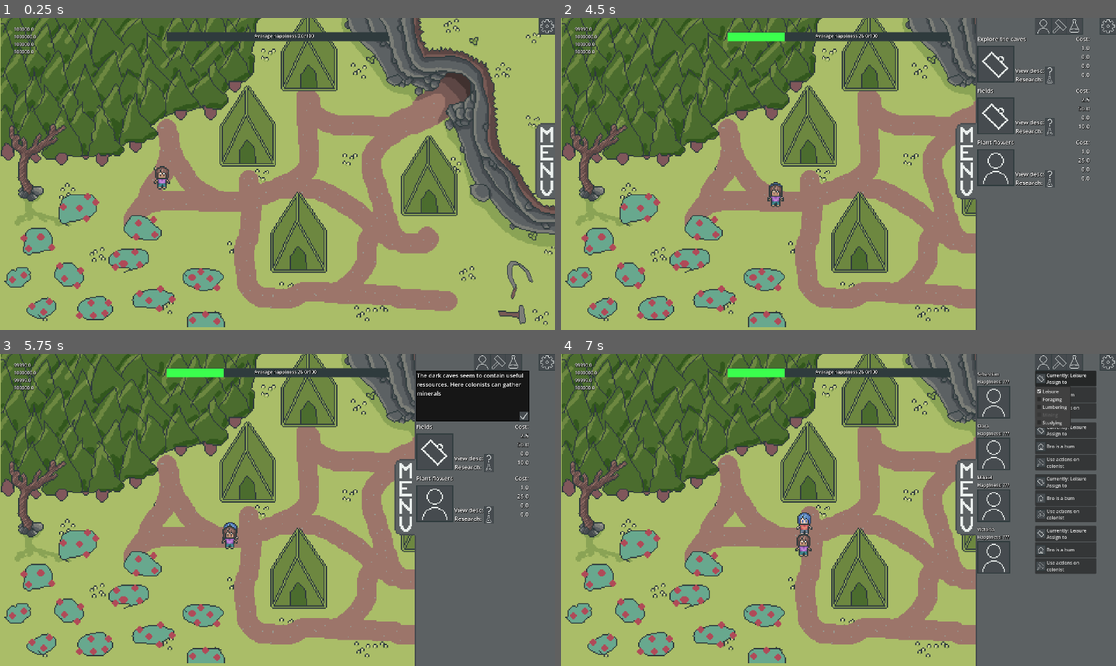
Above: before the commit, frames 1-4 (two rows, left to right).
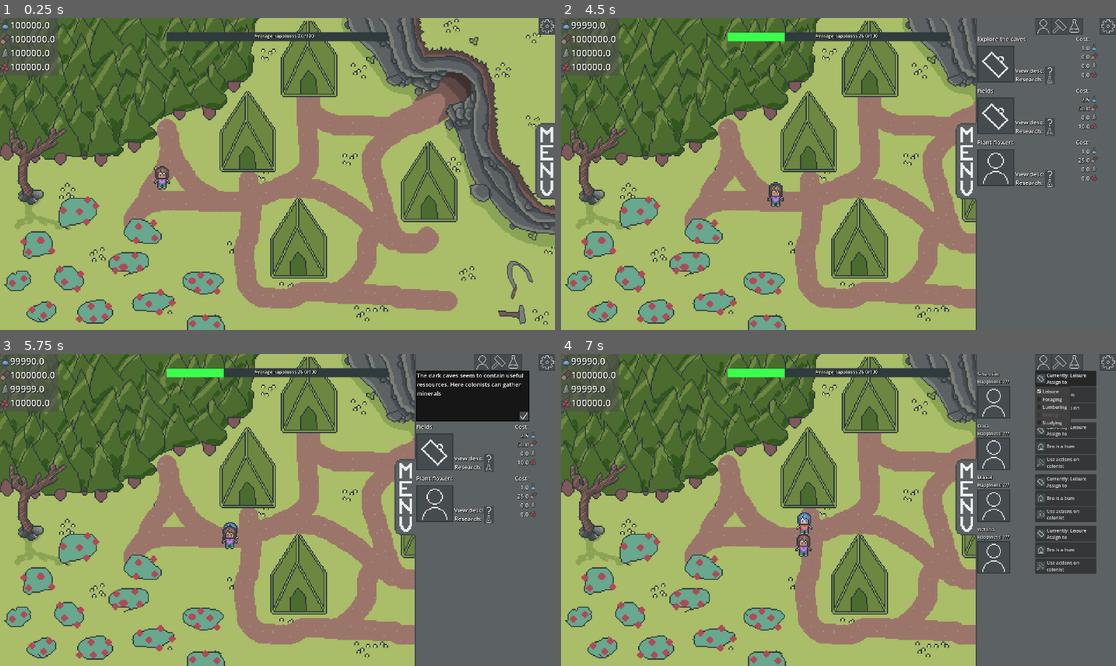
Above: after the commit, the same moments.

Repository: Lueegee1/EksamenDDU
Game: Godot game, scene res://Scenes/Root.tscn
Same seed, same stepped clock (60 frames per second), same inputs: the game is played once before the commit and once after it. The engine's default icon, where the game draws it, is replaced by a stand-in: a white triangle on a blue panel in a dark square.
Inputs (mouse positions are in pixels of both pictures, inside the frame that each line leads up to):
- Up to frame 1 (0.25 s): no input
- Up to frame 2 (4.5 s): click (1110, 27) at 0.5 s; click (1104, 161) at 1.25 s; click (1099, 27) at 2 s; click (1060, 27) at 2.75 s; click (1077, 27) at 3.5 s; click (1049, 80) at 4.25 s
- Up to frame 3 (5.75 s): click (488, 407) at 5.02 s
- Up to frame 4 (7 s): click (1043, 363) at 5.75 s; click "Currently: Leisure Assign to" at 6.5 s

The runs differ from the first frame. In frame 1, 12% of the frame differs, in the area x 0-83%, y 0-100%; in frame 2, 11%; in frame 3, 11%; in frame 4, 11%.

Commit message:
Added ressource icons

Diff:
--- /dev/null
+++ b/ddu-eksamen/Assets/RessourceLabel.tres
@@ -0,0 +1,8 @@
+[gd_resource type="LabelSettings" format=3 uid="uid://bwv2mgkq08ssg"]
+
+[resource]
+font_size = 32
+outline_size = 2
+outline_color = Color(0, 0, 0, 1)
+shadow_size = 4
+shadow_color = Color(0, 0, 0, 0.8039216)
--- a/ddu-eksamen/Scenes/BuildCard.tscn
+++ b/ddu-eksamen/Scenes/BuildCard.tscn
@@ -9,6 +9,8 @@
 [ext_resource type="Texture2D" uid="uid://csbv60p3aqecs" path="res://Assets/temp files/buttons/Sprite-0003-Sheet-Sheet8.png" id="4_sm8do"]
 [ext_resource type="Texture2D" uid="uid://cvntgiahcs3h3" path="res://Assets/temp files/buttons/Sprite-0003-Sheet-Sheet4.png" id="5_3puww"]
 [ext_resource type="Texture2D" uid="uid://dsq0jh0ac8php" path="res://Assets/temp files/buttons/Sprite-0003-Sheet1.png" id="6_lmgc3"]
+[ext_resource type="Texture2D" uid="uid://dur8b0uxs7y3l" path="res://Assets/temp files/RessourceMineral.png" id="8_q1oir"]
+[ext_resource type="Texture2D" uid="uid://bmoqx0h8pnt85" path="res://Assets/temp files/RessourcePlantmatter.png" id="9_onwnj"]
 
 [sub_resource type="LabelSettings" id="LabelSettings_dhpgx"]
 font_size = 20
@@ -102,6 +104,22 @@
 offset_bottom = 166.0
 texture = ExtResource("6_lmgc3")
 
+[node name="SpriteGroup" type="Control" parent="Group1" unique_id=1814960113]
+anchors_preset = 0
+offset_right = 40.0
+offset_bottom = 40.0
+
+[node name="Sprite2D" type="Sprite2D" parent="Group1/SpriteGroup" unique_id=588248793]
+position = Vector2(404, 45)
+scale = Vector2(2, 2)
+texture = ExtResource("8_q1oir")
+
+[node name="Sprite2D2" type="Sprite2D" parent="Group1/SpriteGroup" unique_id=563250850]
+position = Vector2(404, 75)
+scale = Vector2(2, 2)
+texture = ExtResource("9_onwnj")
+flip_h = true
+
 [node name="Group2" type="Control" parent="." unique_id=1699188147]
 visible = false
 anchors_preset = 0
--- a/ddu-eksamen/Scenes/Game.tscn
+++ b/ddu-eksamen/Scenes/Game.tscn
@@ -2,6 +2,7 @@
 
 [ext_resource type="Script" uid="uid://dwf1p31i5e803" path="res://Scripts/GameManager.gd" id="1_gl6un"]
 [ext_resource type="Script" uid="uid://c2o6yqv04gdrn" path="res://Scripts/UI.gd" id="3_j5yw3"]
+[ext_resource type="LabelSettings" uid="uid://bwv2mgkq08ssg" path="res://Assets/RessourceLabel.tres" id="4_7av8l"]
 [ext_resource type="Texture2D" uid="uid://dccge1esbw6pr" path="res://Assets/temp files/Happiness bar Temp.png" id="4_b2bpf"]
 [ext_resource type="Texture2D" uid="uid://gemrcnoujjvg" path="res://Assets/temp files/working template.png" id="4_kldst"]
 [ext_resource type="Texture2D" uid="uid://dsq0jh0ac8php" path="res://Assets/temp files/buttons/Sprite-0003-Sheet1.png" id="5_rajel"]
@@ -24,9 +25,13 @@
 [ext_resource type="LabelSettings" uid="uid://coa0fwh54ygsy" path="res://Assets/Label_settings.tres" id="22_18uti"]
 [ext_resource type="Texture2D" uid="uid://coboehq7nphg5" path="res://Assets/temp files/buttons/menubackground.png" id="22_khy6b"]
 [ext_resource type="Texture2D" uid="uid://cksnss8odk8hf" path="res://Assets/GroundBase.png" id="23_4eqlp"]
+[ext_resource type="Texture2D" uid="uid://i2giqhp7cg3o" path="res://Assets/temp files/RessourceRessearch.png" id="23_7av8l"]
 [ext_resource type="Texture2D" uid="uid://baraxxl2mqxgd" path="res://Assets/PathBase.png" id="24_18uti"]
+[ext_resource type="Texture2D" uid="uid://dur8b0uxs7y3l" path="res://Assets/temp files/RessourceMineral.png" id="24_dctr5"]
 [ext_resource type="Texture2D" uid="uid://8g8mp25u8g77" path="res://Assets/CaveBase.png" id="25_khy6b"]
+[ext_resource type="Texture2D" uid="uid://bxjgcbn2upuq3" path="res://Assets/temp files/RessourceFood.png" id="25_mi7vx"]
 [ext_resource type="Texture2D" uid="uid://dyttocqgjkxbr" path="res://Assets/CaveUpg1.png" id="26_pti6k"]
+[ext_resource type="Texture2D" uid="uid://bmoqx0h8pnt85" path="res://Assets/temp files/RessourcePlantmatter.png" id="26_t2joc"]
 [ext_resource type="Texture2D" uid="uid://cx44hdp0vc2mq" path="res://Assets/CaveUpg2.png" id="27_lmarx"]
 [ext_resource type="Texture2D" uid="uid://b0kqwqxhgqx8" path="res://Assets/LumberBase.png" id="28_7av8l"]
 [ext_resource type="Texture2D" uid="uid://ct1sxhfkwjlkt" path="res://Assets/LumberUpg1.png" id="29_dctr5"]
@@ -300,16 +305,54 @@
 layout_mode = 2
 
 [node name="Ressources" type="Label" parent="UI" unique_id=404524752]
-z_index = 1
-offset_left = 48.0
-offset_top = 27.0
-offset_right = 178.0
-offset_bottom = 192.0
+z_index = 3
+offset_left = 35.0
+offset_top = 2.0
+offset_right = 183.0
+offset_bottom = 191.0
 text = "Eksempel
 Eksempel
 Eksempel
 Eksempel"
-label_settings = ExtResource("22_18uti")
+label_settings = ExtResource("4_7av8l")
+
+[node name="SpriteGroup" type="Control" parent="UI/Ressources" unique_id=1644711655]
+anchors_preset = 0
+offset_left = -837.0
+offset_top = -92.0
+offset_right = -797.0
+offset_bottom = -52.0
+scale = Vector2(2, 2)
+
+[node name="Sprite2D" type="Sprite2D" parent="UI/Ressources/SpriteGroup" unique_id=874190432]
+position = Vector2(410, 57)
+scale = Vector2(1.5, 1.5)
+texture = ExtResource("23_7av8l")
+
+[node name="Sprite2D3" type="Sprite2D" parent="UI/Ressources/SpriteGroup" unique_id=322389033]
+position = Vector2(410, 106)
+scale = Vector2(1.5, 1.5)
+texture = ExtResource("24_dctr5")
+
+[node name="Sprite2D4" type="Sprite2D" parent="UI/Ressources/SpriteGroup" unique_id=156971338]
+position = Vector2(410, 130)
+scale = Vector2(1.5, 1.5)
+texture = ExtResource("25_mi7vx")
+
+[node name="Sprite2D2" type="Sprite2D" parent="UI/Ressources/SpriteGroup" unique_id=1184929114]
+position = Vector2(409, 83)
+scale = Vector2(1.5, 1.5)
+texture = ExtResource("26_t2joc")
+flip_h = true
+
+[node name="ColorRect" type="ColorRect" parent="UI/Ressources" unique_id=979394704]
+z_index = -1
+layout_mode = 0
+offset_left = -35.0
+offset_top = -2.0
+offset_right = 165.0
+offset_bottom = 198.0
+color = Color(0.30980393, 0.30980393, 0.30980393, 0.63529414)
 
 [node name="Background" type="Control" parent="UI" unique_id=1061798233]
 layout_mode = 3
@@ -362,6 +405,7 @@
 texture = ExtResource("24_18uti")
 
 [node name="Trees" type="AnimatedSprite2D" parent="UI/Background/Path" unique_id=1241516583]
+position = Vector2(-1, 0)
 sprite_frames = SubResource("SpriteFrames_lklsk")
 
 [node name="Cave" type="AnimatedSprite2D" parent="UI/Background" unique_id=931484856]
@@ -369,11 +413,11 @@
 sprite_frames = SubResource("SpriteFrames_lkuj1")
 
 [node name="Farm" type="AnimatedSprite2D" parent="UI/Background" unique_id=924806731]
-position = Vector2(145, 81)
+position = Vector2(145, 84)
 sprite_frames = SubResource("SpriteFrames_34hf4")
 
 [node name="House" type="AnimatedSprite2D" parent="UI/Background" unique_id=346065498]
-position = Vector2(145, 81)
+position = Vector2(145, 86)
 sprite_frames = SubResource("SpriteFrames_jamva")
 
 [node name="Research" type="AnimatedSprite2D" parent="UI/Background" unique_id=2117808265]
--- a/ddu-eksamen/Scenes/ResearchCard.tscn
+++ b/ddu-eksamen/Scenes/ResearchCard.tscn
@@ -8,6 +8,10 @@
 [ext_resource type="Texture2D" uid="uid://qtuygkhj541l" path="res://Assets/temp files/buttons/questionbutton-expor2t.png" id="5_mp2fs"]
 [ext_resource type="Texture2D" uid="uid://cj1xcfb0qnj0a" path="res://Assets/temp files/buttons/checkbutton.png" id="6_mp2fs"]
 [ext_resource type="Texture2D" uid="uid://b10xlqw1raas0" path="res://Assets/temp files/buttons/checkbutton-export2.png" id="7_cwaj0"]
+[ext_resource type="Texture2D" uid="uid://i2giqhp7cg3o" path="res://Assets/temp files/RessourceRessearch.png" id="7_m3l1j"]
+[ext_resource type="Texture2D" uid="uid://dur8b0uxs7y3l" path="res://Assets/temp files/RessourceMineral.png" id="8_t2adk"]
+[ext_resource type="Texture2D" uid="uid://bxjgcbn2upuq3" path="res://Assets/temp files/RessourceFood.png" id="9_702vc"]
+[ext_resource type="Texture2D" uid="uid://bmoqx0h8pnt85" path="res://Assets/temp files/RessourcePlantmatter.png" id="10_he12q"]
 
 [sub_resource type="LabelSettings" id="LabelSettings_dhpgx"]
 font_size = 20
@@ -101,6 +105,32 @@
 offset_bottom = 166.0
 texture = ExtResource("2_04l2y")
 
+[node name="SpriteGroup" type="Control" parent="Group1" unique_id=1207684350]
+anchors_preset = 0
+offset_right = 40.0
+offset_bottom = 40.0
+
+[node name="Sprite2D" type="Sprite2D" parent="Group1/SpriteGroup" unique_id=1100050383]
+position = Vector2(404, 45)
+scale = Vector2(2, 2)
+texture = ExtResource("7_m3l1j")
+
+[node name="Sprite2D3" type="Sprite2D" parent="Group1/SpriteGroup" unique_id=902376218]
+position = Vector2(404, 105)
+scale = Vector2(2, 2)
+texture = ExtResource("8_t2adk")
+
+[node name="Sprite2D4" type="Sprite2D" parent="Group1/SpriteGroup" unique_id=528703679]
+position = Vector2(404, 138)
+scale = Vector2(2, 2)
+texture = ExtResource("9_702vc")
+
+[node name="Sprite2D2" type="Sprite2D" parent="Group1/SpriteGroup" unique_id=1391153695]
+position = Vector2(404, 75)
+scale = Vector2(2, 2)
+texture = ExtResource("10_he12q")
+flip_h = true
+
 [node name="Group2" type="Control" parent="." unique_id=1699188147]
 visible = false
 anchors_preset = 0
